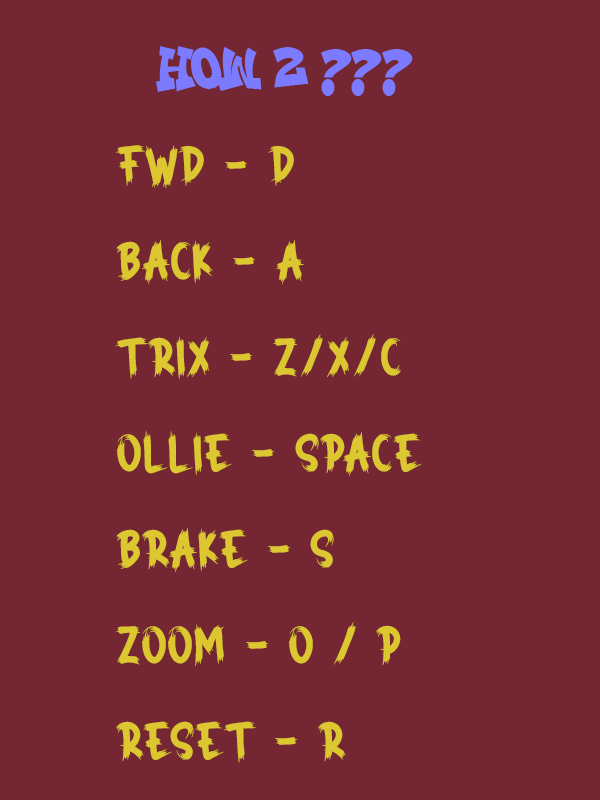
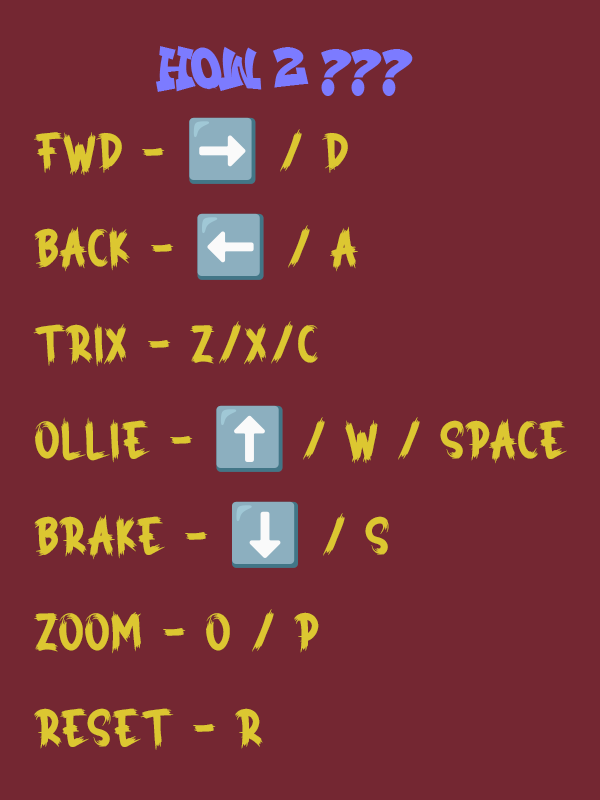
Layers edited between the first and the second 600×800 image:
renamed "fwd - D Back - A TRIx - z/x/c ollie - space Brake - S zoom - o" to "fwd - ➡ / D Back - ⬅ / A TRIx - z/x/c ollie - ⬆ / W / space", painted on it over [33, 117, 567, 763]
